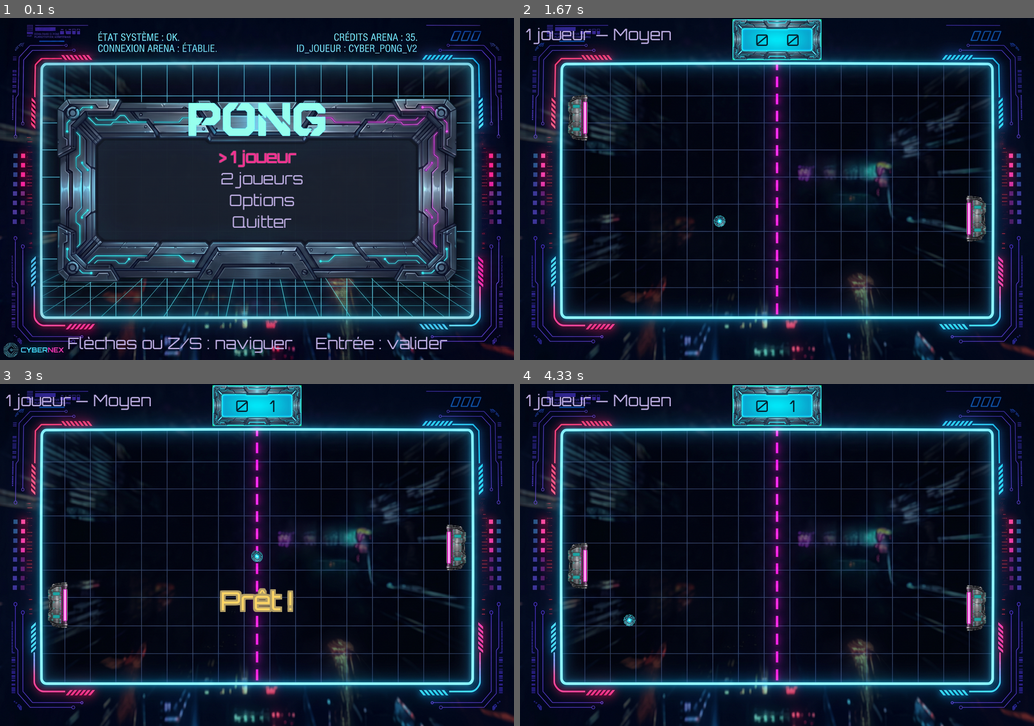
Above: before the commit, frames 1-4 (two rows, left to right).
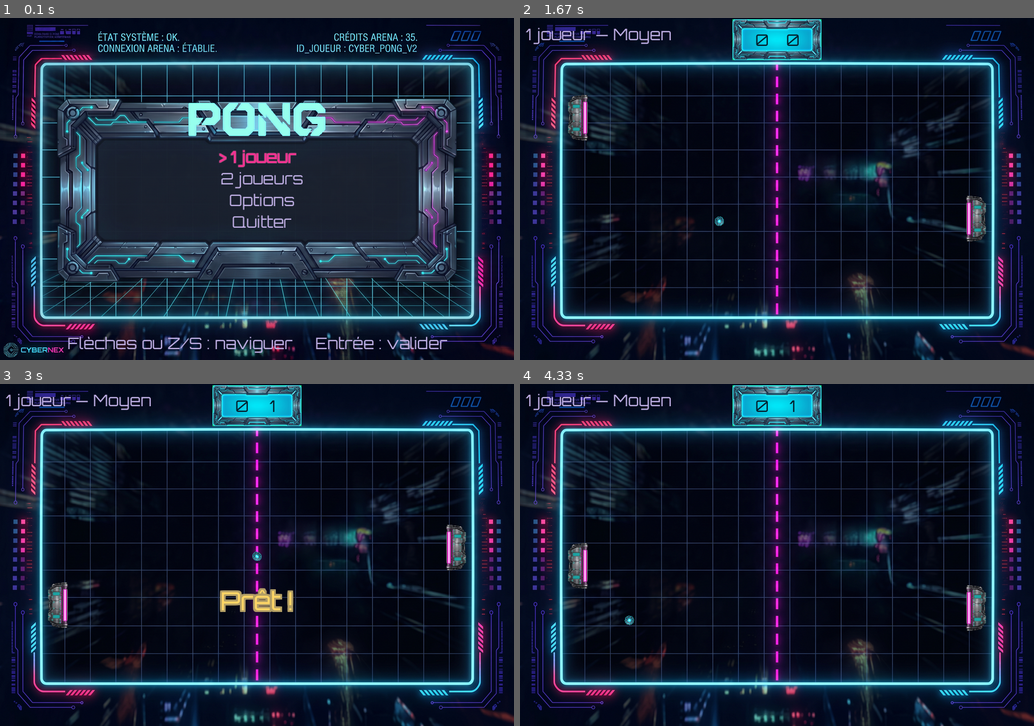
Above: after the commit, the same moments.

Repository: Lamizana/Pong
Game: pygame game, started from main.py
Same seed, same stepped clock (60 frames per second), same inputs: the game is played once before the commit and once after it.
Inputs:
- Up to frame 1 (0.1 s): no input
- Up to frame 2 (1.67 s): tap Enter at 0.33 s; hold W 0.67-1.13 s; hold S 1.17-1.47 s; tap Z at 1.23, 1.57 s; hold W from 1.5 s (still down)
- Up to frame 3 (3 s): release W at 1.87 s; hold S 1.9-2.27 s; tap Z at 1.97, 2.37, 2.7 s; hold W 2.3-2.6 s; hold S 2.63-2.93 s; hold W from 2.97 s (still down)
- Up to frame 4 (4.33 s): tap Z at 3.03, 3.43, 3.83, 4.17 s; release W at 3.33 s; hold S 3.37-3.73 s; hold W 3.77-4.07 s; hold S from 4.1 s (still down)

The runs differ from the first frame. In frame 1, less than 0.1% of the frame differs, in the area x 36-64%, y 24-35%; in frame 2, less than 0.1%; in frame 3, less than 0.1%; in frame 4, less than 0.1%.

Commit message:
fix(visuel): despill des bords, balle au diametre de collision, coins du titre nets

Diff:
--- a/scripts/prepare_assets.py
+++ b/scripts/prepare_assets.py
@@ -35,6 +35,10 @@
 DARK_GREEN_DOM = 8
 DARK_GREEN_LUM = 170
 TITLE_WIDTH = 240
+# Le titre traîne une faible opacité sur ses coins : on relève le seuil.
+TITLE_ALPHA_THRESHOLD = 170
+# La balle : sprite au diamètre exact du cercle de collision (2 × BALL_RADIUS).
+BALL_SPRITE_SIZE = 16
 
 
 def is_green_background(r, g, b):
@@ -142,6 +146,21 @@
     return Image.merge("RGBA", (r, g, b, a))
 
 
+def despill_green(image):
+    """Retire la dominante verte des pixels de bord (résidu du chroma-key).
+
+    Seuls les pixels semi-transparents sont touchés : l'intérieur opaque des
+    sprites garde ses couleurs, et les bords ne gardent pas de liseré vert.
+    """
+    px = image.load()
+    for y in range(image.height):
+        for x in range(image.width):
+            r, g, b, a = px[x, y]
+            if 0 < a < 255 and g > max(r, b):
+                px[x, y] = (r, max(r, b), b, a)
+    return image
+
+
 def _load(name):
     path = SRC / name
     if not path.exists():
@@ -157,11 +176,11 @@
 
 
 def build_sprite(source, dest, *, height=None, width=None, max_size=None,
-                 keyer=remove_green_background):
+                 keyer=remove_green_background, alpha_threshold=16):
     """Sprite transparent : détourage + recadrage + redimensionnement.
 
     `keyer` : fonction de détourage (fond vert vif par défaut, vert sombre
-    pour les images de titre).
+    pour les images de titre). `alpha_threshold` : seuil de `clean_alpha`.
     """
     image = crop_to_content(keyer(_load(source)))
     if height is not None:
@@ -170,7 +189,8 @@
         image = fit_width(image, width)
     elif max_size is not None:
         image = fit_max(image, max_size)
-    image = clean_alpha(image)
+    image = clean_alpha(image, alpha_threshold)
+    image = despill_green(image)
     image.save(dest)
 
 
@@ -191,10 +211,11 @@
     build_background("fond_accueil.jpeg", OUT / "menu.png")
     build_sprite("raquette_gauche.jpeg", OUT / "paddle_left.png", height=80)
     build_sprite("raquette_droite.jpeg", OUT / "paddle_right.png", height=80)
-    build_sprite("balle.jpeg", OUT / "ball.png", max_size=20)
+    build_sprite("balle.jpeg", OUT / "ball.png", max_size=BALL_SPRITE_SIZE)
     build_sprite("rectangle_menu_03.jpeg", OUT / "menu_frame.png", width=880)
     build_sprite("tittre_02.jpeg", OUT / "title.png", width=TITLE_WIDTH,
-                 keyer=remove_dark_green_background)
+                 keyer=remove_dark_green_background,
+                 alpha_threshold=TITLE_ALPHA_THRESHOLD)
     build_region("rectangle_menu_01.jpeg", OUT / "score_screen.png",
                  SCORE_SCREEN_BOX, height=SCORE_SCREEN_HEIGHT)
 
--- a/tests/test_assets.py
+++ b/tests/test_assets.py
@@ -26,10 +26,35 @@
     pygame.display.set_mode((1, 1))
     store = AssetStore()
 
-    for sprite in (store.paddle_left, store.paddle_right, store.ball, store.menu_frame):
+    sprites = (store.paddle_left, store.paddle_right, store.ball,
+               store.menu_frame, store.title)
+    for sprite in sprites:
         width, height = sprite.get_size()
-        assert sprite.get_at((0, 0)).a == 0
-        assert sprite.get_at((width - 1, height - 1)).a == 0
+        for corner in ((0, 0), (width - 1, 0), (0, height - 1), (width - 1, height - 1)):
+            assert sprite.get_at(corner).a == 0, f"coin opaque : {corner}"
+
+
+def test_ball_sprite_matches_collision_diameter():
+    """Le sprite de balle coïncide avec le cercle de collision."""
+    pygame.display.set_mode((1, 1))
+
+    assert AssetStore().ball.get_width() == 2 * settings.BALL_RADIUS
+
+
+def test_sprites_have_no_green_fringe():
+    """Le chroma-key ne doit pas laisser de liseré vert sur les bords."""
+    pygame.display.set_mode((1, 1))
+    store = AssetStore()
+
+    for sprite in (store.paddle_left, store.paddle_right, store.ball, store.title):
+        width, height = sprite.get_size()
+        offending = []
+        for y in range(height):
+            for x in range(width):
+                pixel = sprite.get_at((x, y))
+                if 0 < pixel.a < 255 and pixel.g > max(pixel.r, pixel.b) + 20:
+                    offending.append((x, y))
+        assert not offending, f"{len(offending)} pixels de bord à dominante verte"
 
 
 def test_bundled_font_asset_exists():
--- a/tests/test_prepare_assets.py
+++ b/tests/test_prepare_assets.py
@@ -11,6 +11,7 @@
     clean_alpha,
     crop_region,
     crop_to_content,
+    despill_green,
     fit_width,
     is_green_background,
     remove_dark_green_background,
@@ -85,6 +86,17 @@
     assert out.size == (60, 10)
 
 
+def test_despill_green_clears_fringe_only():
+    image = Image.new("RGBA", (2, 1))
+    image.putpixel((0, 0), (100, 200, 120, 128))   # bord verdâtre → vert ramené
+    image.putpixel((1, 0), (100, 200, 120, 255))   # intérieur opaque → intact
+
+    out = despill_green(image)
+
+    assert out.getpixel((0, 0))[:3] == (100, 120, 120)
+    assert out.getpixel((1, 0))[:3] == (100, 200, 120)
+
+
 def test_remove_dark_green_background_keys_dark_green():
     image = Image.new("RGBA", (2, 1))
     image.putpixel((0, 0), (2, 60, 45, 255))      # vert sombre → transparent
Binary file changed: docs/screenshots/game.png
Binary file changed: docs/screenshots/gameover.png
Binary file changed: docs/screenshots/menu.png
Binary file changed: pong/assets/ball.png
Binary file changed: pong/assets/menu_frame.png
Binary file changed: pong/assets/paddle_left.png
Binary file changed: pong/assets/paddle_right.png
Binary file changed: pong/assets/title.png
